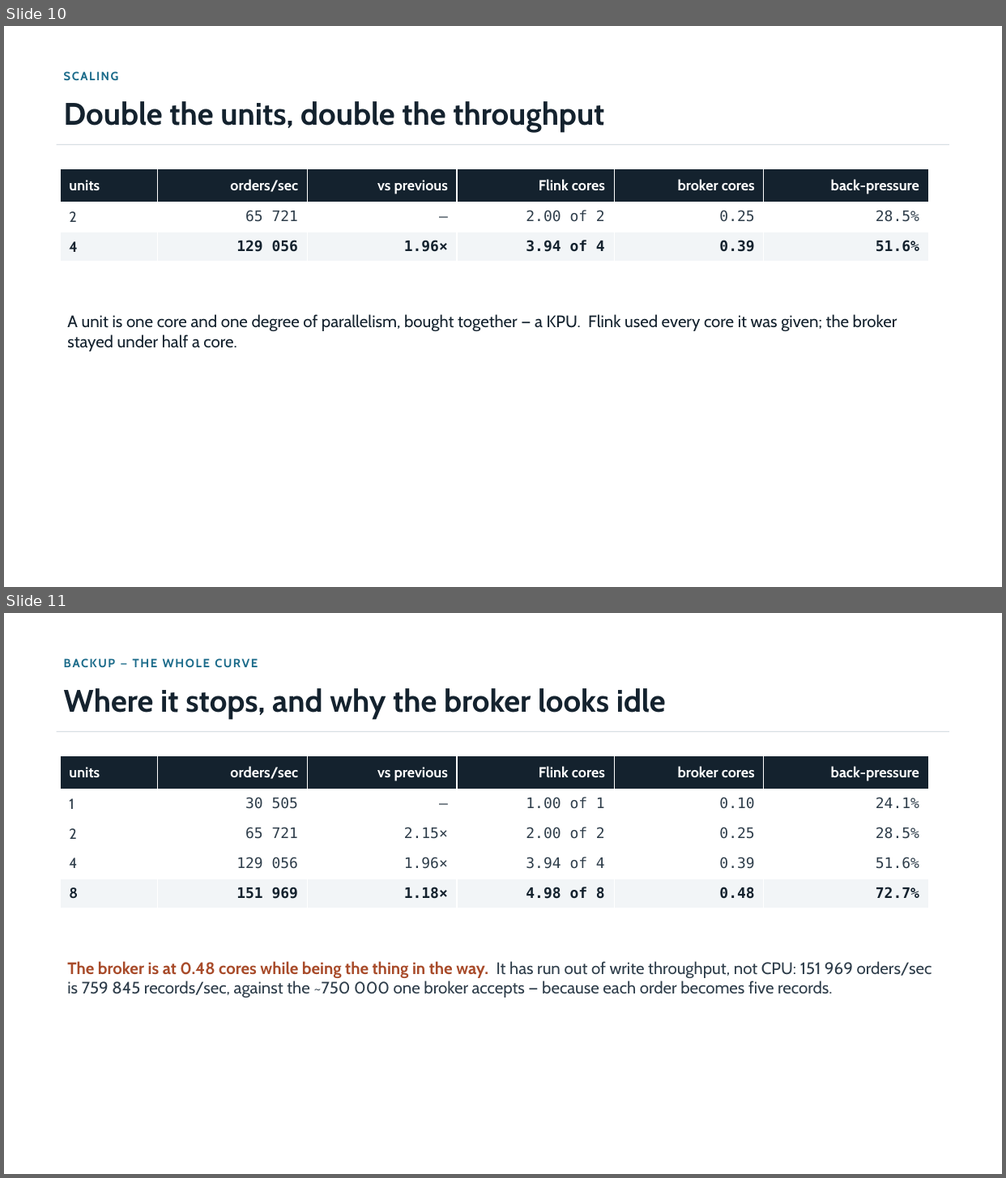
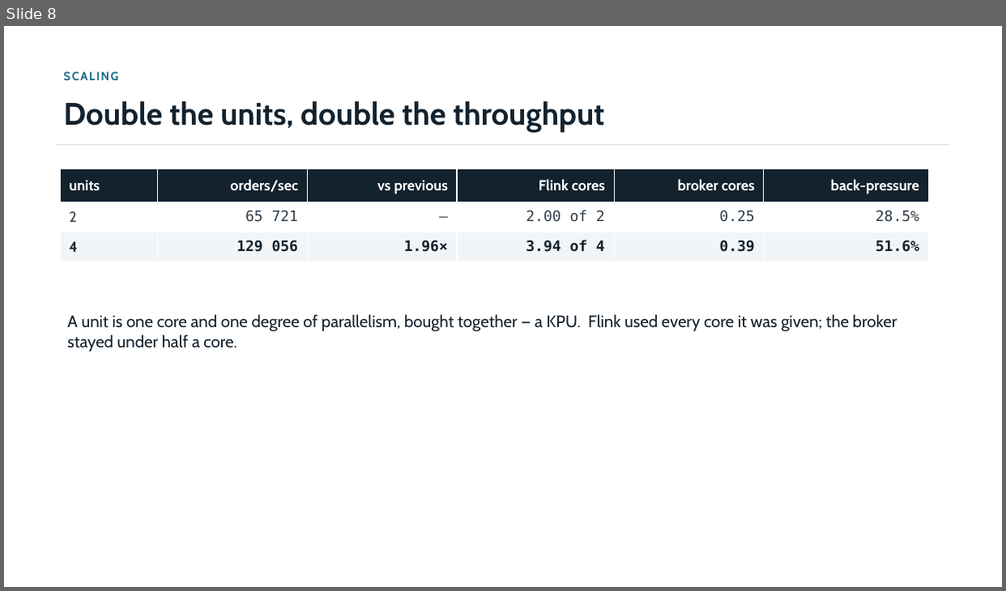
Before and after one commit to jimzucker/flink-training, a slide deck: docs/deck/final-demo.pptx. Shown one above the other, each under a label of ours: slides 10 and 11 before the commit, slide 8 after it. The pictures are 1006x1178 and 1006x591 pixels, drawn with LibreOffice and Linux fonts; fonts in the diff are those of the drawing. Boxes give left, top, right and bottom in pixels: in the first picture for what was removed or moved away, otherwise in the second. Text is boxed around its words. In the diff, an @@ line names an element or a change of style, - is before the commit and + after.

```diff
--- a/docs/deck/final-demo.pptx
+++ b/docs/deck/final-demo.pptx
@@ slide 11 removed at box(4, 613, 1002, 1174), background #FFFFFF @@
@@ text removed at box(57, 652, 955, 675) @@
-BACKUP — THE WHOLE CURVE
@@ text removed at box(64, 688, 666, 719) @@
-Where it stops, and why the broker looks idle
@@ rectangle removed at box(57, 731, 949, 732) @@
@@ table removed at box(60, 756, 928, 909), 5 rows, 6 columns @@
-units | orders/sec | vs previous | Flink cores | broker cores | back-pressure
-1 | 30 505 | — | 1.00 of 1 | 0.10 | 24.1%
-2 | 65 721 | 2.15× | 2.00 of 2 | 0.25 | 28.5%
-4 | 129 056 | 1.96× | 3.94 of 4 | 0.39 | 51.6%
-8 | 151 969 | 1.18× | 4.98 of 8 | 0.48 | 72.7%
@@ text removed at box(67, 961, 932, 998) @@
-The broker is at 0.48 cores while being the thing in the way. It has run out of write throughput, not CPU: 151 969 orders/sec is 759 845 records/sec, against the ~750 000 one broker accepts — because each order becomes five records.
@@ what was slide 10 is now slide 8 @@
```
Also in this commit, not shown: 1 slide changed, 4 other slides removed, 7 other files.
